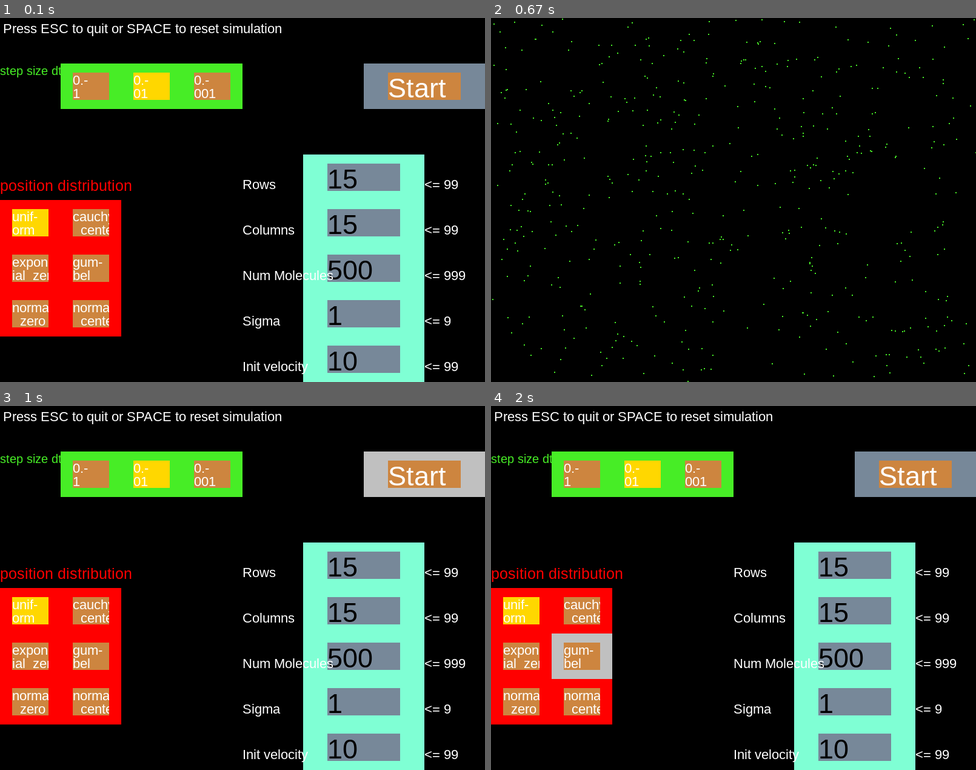
Above: before the commit, frames 1-4 (two rows, left to right).
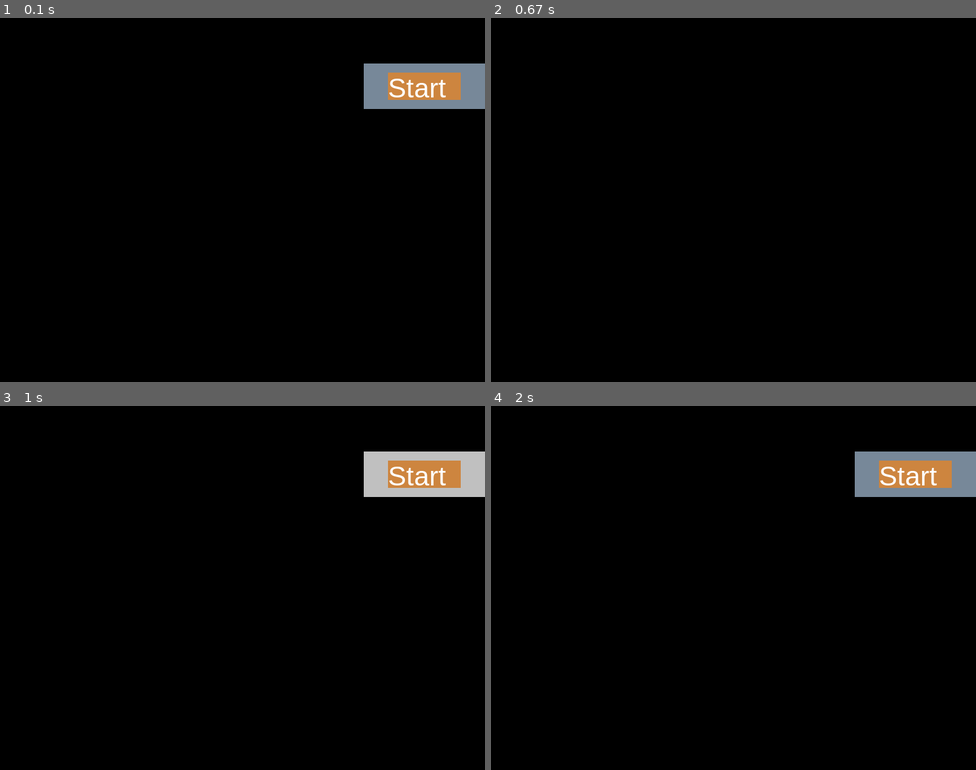
Above: after the commit, the same moments.

Repository: tomtuamnuq/model_and_simulate
Game: pygame game, started from model_and_simulate/main.py
The game is run twice, just before and just after one commit, with the same random seed, the same clock (stepped at 60 frames per second) and the same inputs.
Inputs (mouse positions are in pixels of both pictures, inside the frame that each line leads up to):
- Up to frame 1 (0.1 s): no input
- Up to frame 2 (0.67 s): click (917, 87) at 0.38 s
- Up to frame 3 (1 s): tap Space at 0.83 s
- Up to frame 4 (2 s): click (583, 675) at 1.22 s

The runs differ from the first frame. In frame 1, 31% of the frame differs, in the area x 0-96%, y 1-100%; in frame 2, 0.4%; in frame 3, 31%; in frame 4, 31%.

Commit message:
Add Visualization and start screen parts for traffic

Diff:
--- a/model_and_simulate/main.py
+++ b/model_and_simulate/main.py
@@ -16,7 +16,7 @@
     "chaos_aizawa": partial(chaos_sim.chaos_main, "aizawa", "c"),
 }
 
-simulation_key = "Molecule_Simulation"  # change to select simulation to run
+simulation_key = "Microscopic_Traffic"  # change to select simulation to run
 
 
 def pygame_main():
--- a/model_and_simulate/road_traffic_microscopic/section.py
+++ b/model_and_simulate/road_traffic_microscopic/section.py
@@ -1,6 +1,6 @@
 """Module for classes `Section` and `Cell`."""
 from __future__ import annotations
-import numpy as np
+import math
 
 
 class Section:
@@ -11,10 +11,10 @@
         self._cells = self._init_cells()
 
     def _init_cells(self) -> list[Cell]:
-        number_of_cells = np.ceil(self._density_max * self._length)
+        number_of_cells = int(math.ceil(self._density_max * self._length))
         cell_size = self._length / number_of_cells
         cells = [Cell(i, cell_size) for i in range(number_of_cells)]
-        return cells, cell_size
+        return cells
 
     @property
     def cells(self) -> list[Cell]:
--- a/model_and_simulate/road_traffic_microscopic/traffic_simulation.py
+++ b/model_and_simulate/road_traffic_microscopic/traffic_simulation.py
@@ -2,7 +2,7 @@
 from dataclasses import dataclass
 from typing import Tuple
 import random
-import numpy as np
+import math
 from .section import Section
 from .vehicle import Vehicle
 from model_and_simulate.utilities.simulation import Simulation, SimulationParameters
@@ -35,8 +35,10 @@
     def _check_if_all_vehicles_set(self):
         return self._number_of_vehicles == len(self._vehicles)
 
-    def _init_vehicles(self, all_vehicles_at_once, occupation) -> tuple[list[Vehicle], int]:
-        number_of_vehicles = np.floor(occupation * self._section.max_cell_number)
+    def _init_vehicles(
+        self, all_vehicles_at_once: bool, occupation: float
+    ) -> tuple[list[Vehicle], int]:
+        number_of_vehicles = int(math.floor(occupation * self._section.max_cell_number))
         if all_vehicles_at_once:
             vehicles = self._place_all_vehicles(number_of_vehicles)
         else:
@@ -48,7 +50,7 @@
             # TODO place vehicles step by step every few iterations...
         return vehicles, number_of_vehicles
 
-    def _place_all_vehicles(self, number_of_vehicles) -> list[Vehicle]:
+    def _place_all_vehicles(self, number_of_vehicles: int) -> list[Vehicle]:
         vehicles = []
         cell_sample = random.sample(self._section.cells, number_of_vehicles)
         cell_sample = sorted(cell_sample, key=lambda elem: elem.number, reverse=True)
@@ -63,7 +65,20 @@
         return vehicles
 
     def do_step(self) -> None:
-        pass  # TODO implement
+        print("##################################################")
+        cell_string = ""
+        cell_string_empty = ""
+        for cell in self._section.cells:
+            cell_string += str(cell.number) + " "
+            if not cell.is_empty():
+                cell_string_empty += str(cell.number) + " "
+        print(cell_string)
+        print(cell_string_empty)
+        vehicle_string = ""
+        for vehicle in self._vehicles:
+            vehicle_string += str(vehicle.velocity) + " "
+        print(vehicle_string)
+
 
     @property
     def number_of_vehicles(self) -> int:
--- a/model_and_simulate/road_traffic_microscopic/traffic_start_screen.py
+++ b/model_and_simulate/road_traffic_microscopic/traffic_start_screen.py
@@ -1,63 +1,25 @@
 """Module for the traffic simulation menu."""
-from typing import Optional, TypedDict
 import pygame
 
+from model_and_simulate.utilities.pygame_button import Button
+from model_and_simulate.utilities.start_screen import StartScreen
 from .traffic_simulation import TrafficParameters
-from model_and_simulate.utilities.pygame_button import SwitchButton, TextButton, Button
-from model_and_simulate.utilities.pygame_simple import (
-    SimplePygame,
-    Color,
-    check_for_quit,
-    check_for_reset,
-    play_music_loop,
-)
 
 
-class StartMenuStatus(TypedDict):
-    """Typing class to check menu status variables."""
+class TrafficStartScreen(StartScreen):
+    """The start screen for TrafficSimulation`."""
 
-    show_start: bool
-    read_input_to: Optional[TextButton]
-    music: str
+    def create_menu_items(self) -> tuple[int, int, TrafficParameters, list[Button]]:
+        """Creates the GUI buttons with `TrafficParameters` logic."""
+        simulation_parameters = TrafficParameters()
 
+        width, height = pygame.display.get_window_size()
+        col_w, row_h = round(width / 8), round(height / 8)
+        menu_items, buttons = self.create_default_items(col_w, row_h)
+        return col_w, row_h, simulation_parameters, buttons
 
-start_menu_status: StartMenuStatus = {
-    "show_start": False,
-    "read_input_to": None,
-    "music": "menu_light",
-}
-
-
-def show_start_screen(simple_pygame: SimplePygame) -> tuple[TrafficParameters, bool, bool]:
-    """Invokes menu creation and runs the pygame loop."""
-    buttons, simulation_parameters = initialize_menu(simple_pygame)
-    running, reset = True, False
-    # TODO create menu
-    # while start_menu_status["show_start"] and running:  # show_start set by callback functions
-    #     running, reset = do_start_screen_loop(buttons, simple_pygame)
-    # simple_pygame.all_texts.clear()
-    return simulation_parameters, running, reset
-
-
-def initialize_menu(simple_pygame: SimplePygame):
-    """Invoke buttons and texts creation."""
-    start_menu_status["show_start"] = True
-    play_music_loop(start_menu_status["music"])
-    start_menu_status["music"] = "menu_dark"
-    col_w, row_h, simulation_parameters, buttons = _create_menu_items(simple_pygame)
-    # menu_texts = _create_menu_texts(col_w, row_h)
-    # for text, args in menu_texts:
-    #     simple_pygame.add_text(text, *args)
-    return buttons, simulation_parameters
-
-
-def _create_menu_items(
-    simple_pygame: SimplePygame,
-) -> tuple[int, int, TrafficParameters, list[Button]]:
-
-    simulation_parameters = TrafficParameters()
-    menu_items = simple_pygame.all_sprites
-    width, height = pygame.display.get_window_size()
-    col_w, row_h = round(width / 8), round(height / 8)
-    buttons = []  # TODO create Buttons
-    return col_w, row_h, simulation_parameters, buttons
+    @staticmethod
+    def create_menu_texts(col_w: int, row_h: int) -> list:
+        """Gets the raw texts for the start menu. This texts are just drawn, with no logic."""
+        menu_texts = []
+        return menu_texts
--- a/model_and_simulate/road_traffic_microscopic/traffic_visualization.py
+++ b/model_and_simulate/road_traffic_microscopic/traffic_visualization.py
@@ -9,7 +9,7 @@
     SimulationParameters,
 )
 from .traffic_simulation import TrafficSimulation
-from .traffic_start_screen import show_start_screen
+from .traffic_start_screen import TrafficStartScreen
 
 
 class TrafficVisualization(SimulationVisualization):
@@ -25,7 +25,7 @@
         play_music_loop(music)
         vehicle_sprites = self.simple_pygame.all_sprites
 
-
     def show_start_screen(self) -> tuple[SimulationParameters, bool, bool]:
         """Calls the implementation of traffic start screen."""
-        return show_start_screen(self.simple_pygame)
+        traffic_start_screen = TrafficStartScreen(self.simple_pygame)
+        return traffic_start_screen.show_start_screen()
